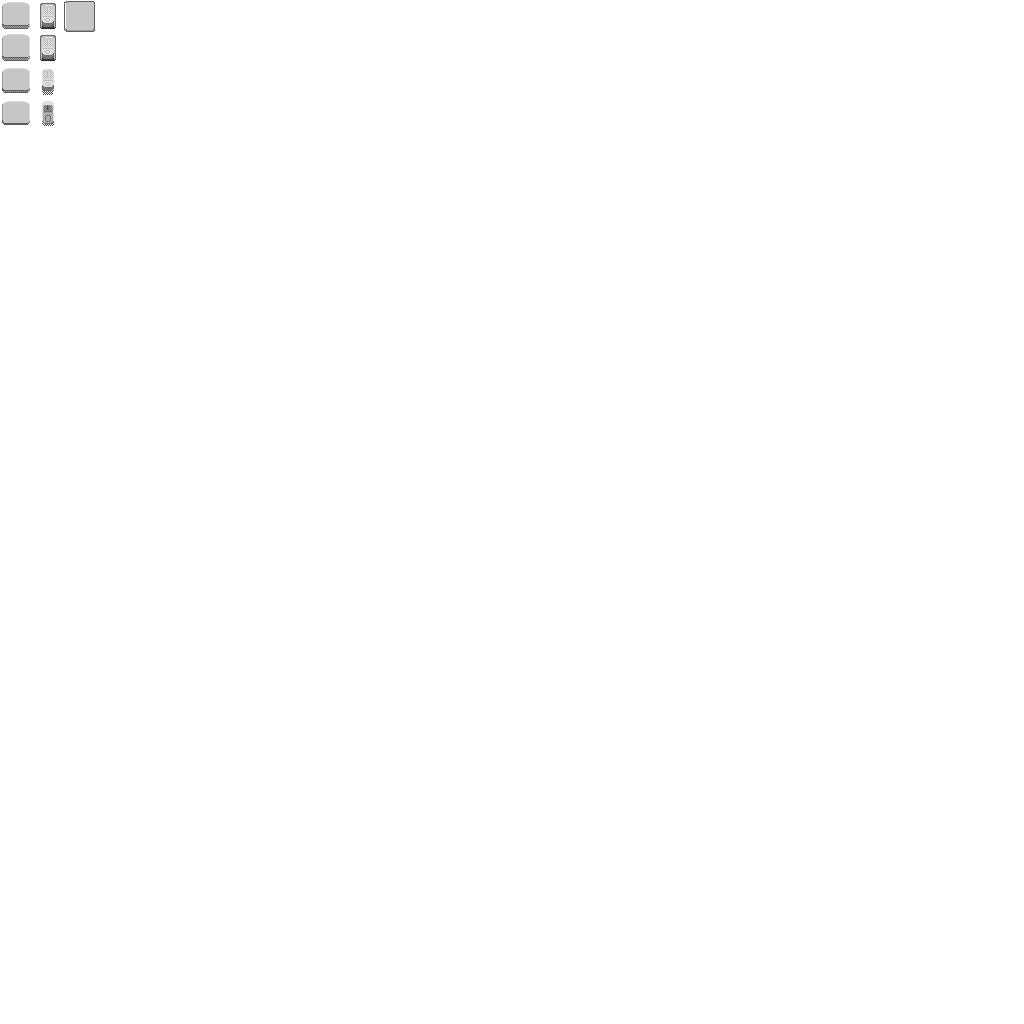
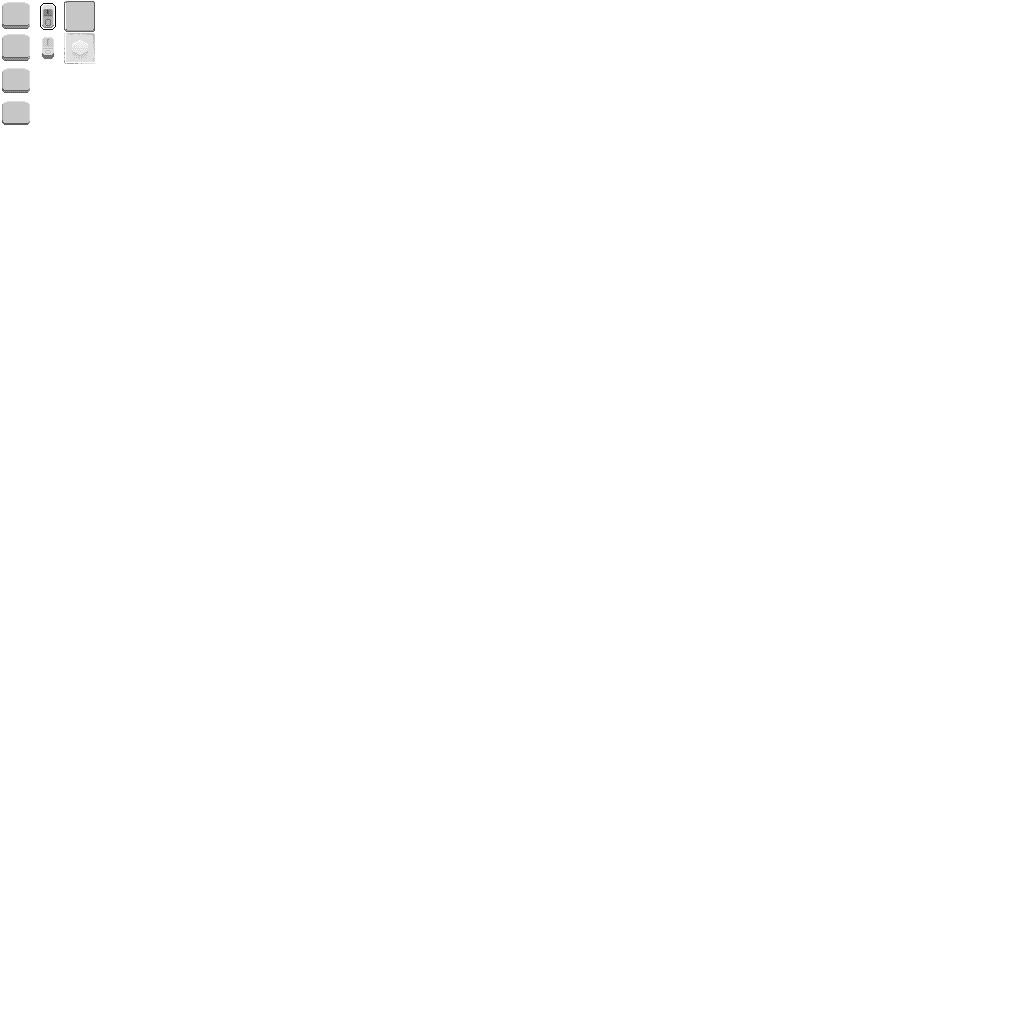
Comparing the layer stacks of the two 1024 x 1024 images. Changes:
painted on "Background" over [40, 3, 95, 126]
